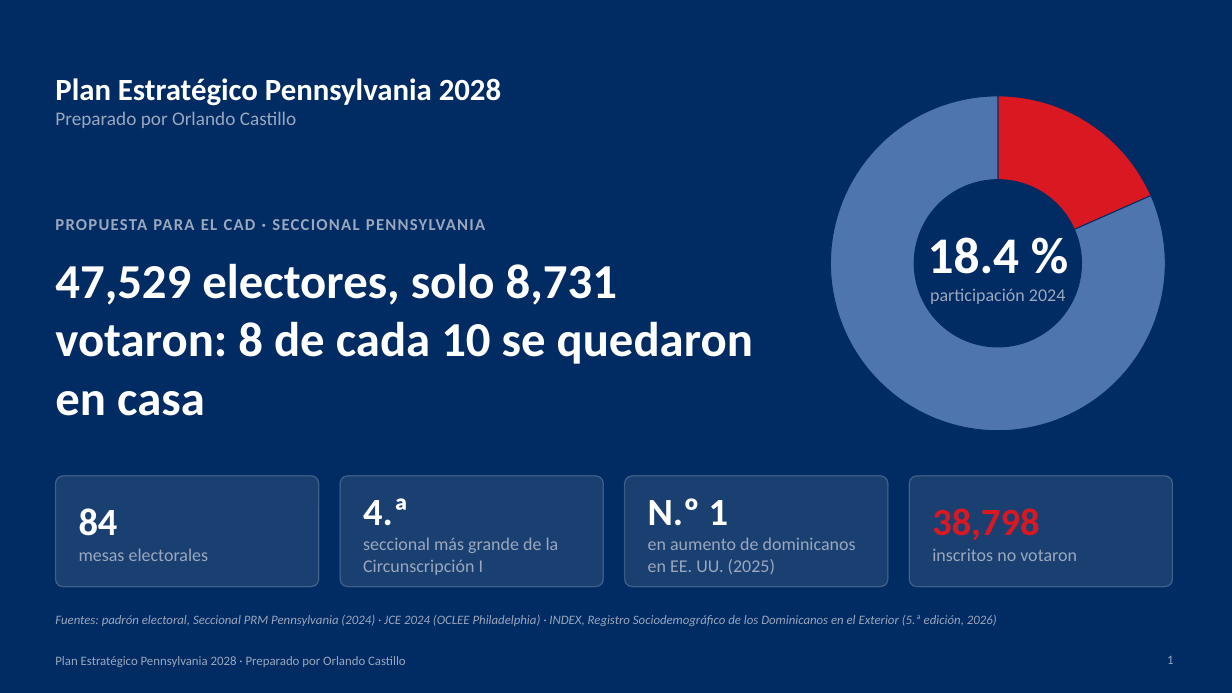
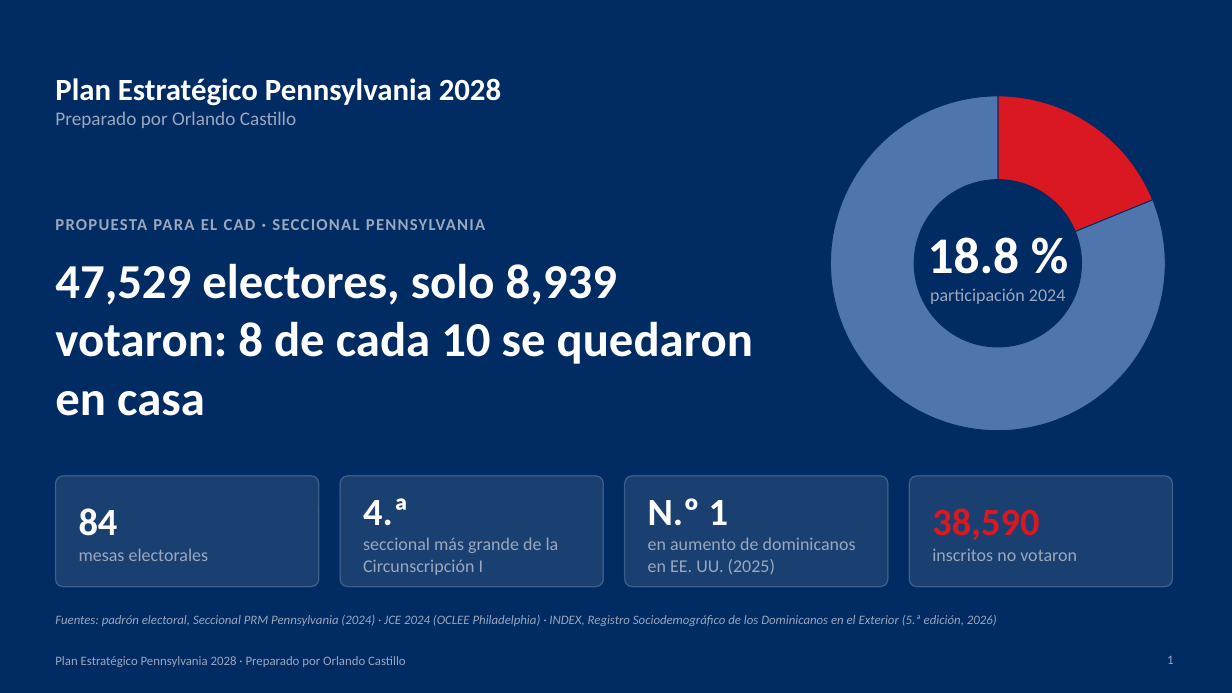
Before and after one commit to rcastillo9556/pdf-toolkit, a slide deck: slide 1 of presentaciones/Plan_Estrategico_Pennsylvania_2028.pptx. Drawn at 1232x693 pixels with LibreOffice and Linux fonts; fonts in the diff are those of the drawing. Boxes give left, top, right and bottom in pixels: in the first picture for what was removed or moved away, otherwise in the second. Text is boxed around its words. In the diff, an @@ line names an element or a change of style, - is before the commit and + after.

```diff
--- a/presentaciones/Plan_Estrategico_Pennsylvania_2028.pptx
+++ b/presentaciones/Plan_Estrategico_Pennsylvania_2028.pptx
@@ doughnut chart at box(818, 83, 1178, 444) @@
@@ Series 1, Votaron: 18 to 19 @@
@@ Series 1, No votaron: 82 to 81 @@
@@ text at box(928, 237, 1020, 274): text changed @@
-18.4 %
+18.8 %
@@ text at box(55, 263, 753, 416): text changed @@
-47,529 electores, solo 8,731 votaron: 8 de cada 10 se quedaron en casa
+47,529 electores, solo 8,939 votaron: 8 de cada 10 se quedaron en casa
@@ text at box(932, 508, 1039, 540): text changed @@
-38,798
+38,590
```
Also in this commit, not shown: 7 other slides changed, 4 slides removed, 2 other files.
